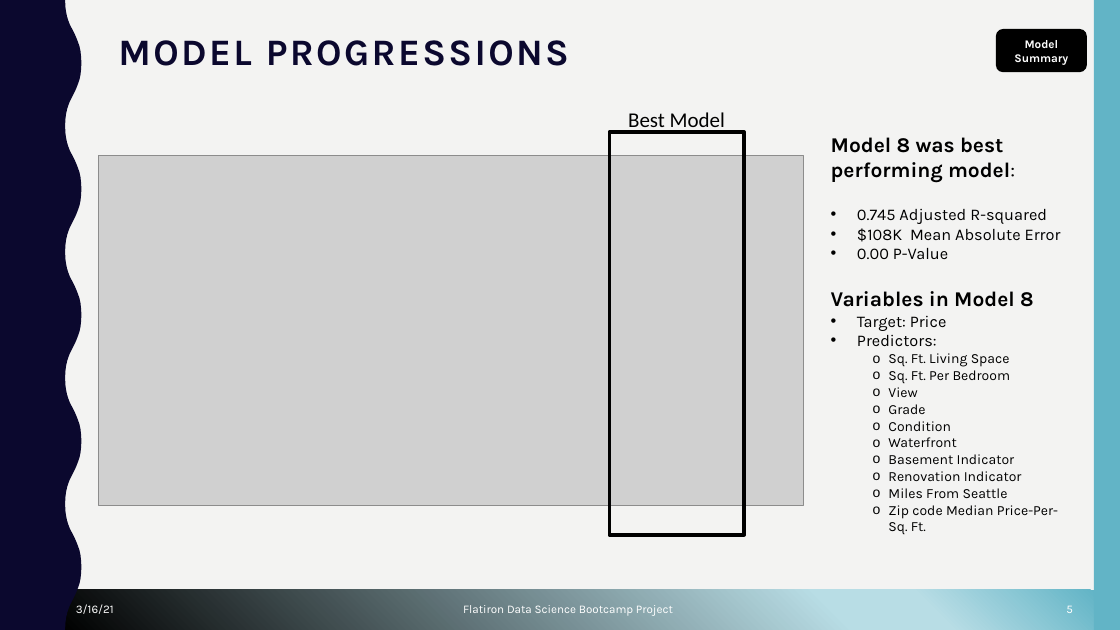
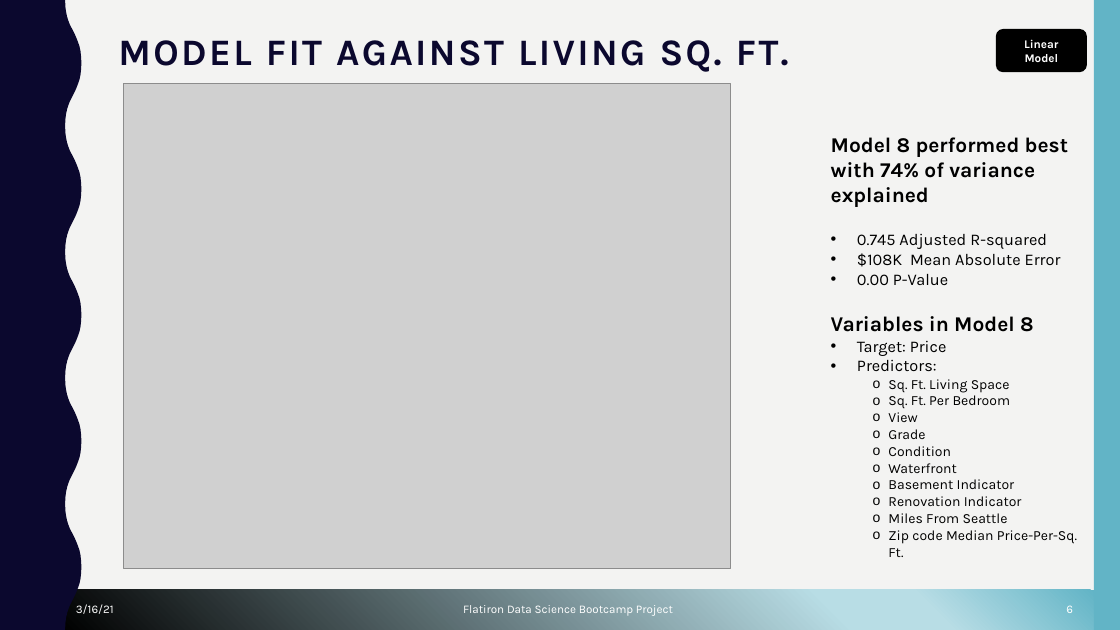
Before and after one commit to cutterback/p02-home-sales-predictive-project, a slide deck: slide 6 of Seattle_Home_Price_Predictive_Model.pptx (slide 5 before the commit). Drawn at 1120x630 pixels with LibreOffice and Linux fonts; fonts in the diff are those of the drawing; grey boxes stand for pictures; background and template pictures are left out. Boxes give left, top, right and bottom in pixels: in the first picture for what was removed or moved away, otherwise in the second. Text is boxed around its words. In the diff, an @@ line names an element or a change of style, - is before the commit and + after.

Commit message:
Adding model comparison plots and slides

```diff
--- a/Seattle_Home_Price_Predictive_Model.pptx
+++ b/Seattle_Home_Price_Predictive_Model.pptx
@@ title at [118,40,789,72]: text changed @@
-MODEL PROGRESSIONS
+MODEL FIT AGAINST LIVING SQ. FT.
@@ text in rounded rectangle at [1024,39,1059,62]: text changed @@
-Model Summary
+Linear Model
@@ picture: place and size @@
-picture at [99,155,804,505]
+picture at [124,83,731,568]
@@ text removed at [628,112,725,133] @@
-Best Model
@@ rectangle removed at [609,132,744,535] @@
@@ text at [831,137,1068,207]: text changed @@
-  Model 8 was best performing model:
+  Model 8 performed best with 74% of variance explained
```
Also in this commit, not shown: 1 slide added, 2 slides removed, 1 other file.
